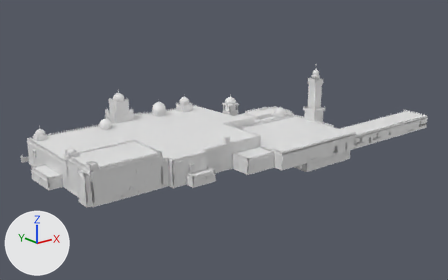
The Blender file models/AR_FataMorgana/AR_FataMorgana_master.blend: old version first, new version second.
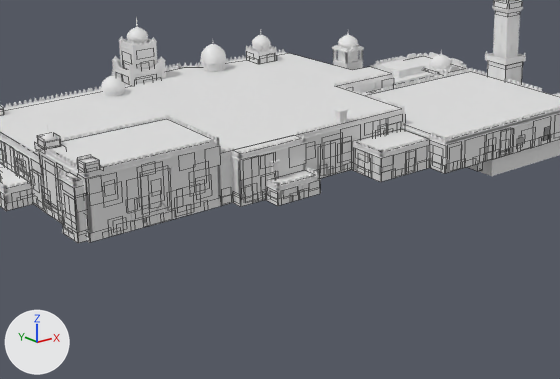
Each version is shown whole from a camera (50 mm lens) standing at (-99.9, -181.8, 64.7) and looking at (26.3, -24.0, 1.6), then close up on the part from 10% to 77% of the width and 28% to 100% of the height. Lighting does not change. The marker at lower left points along +X, +Y and +Z. The older version's two pictures come first. The close-ups show mesh edges as thin lines.

The older version as bpy lines, for what is in view:
```python
me_fm_gevel_dak = bpy.data.meshes.new('FM_gevel_dak')
me_fm_gevel_dak.from_pydata(...)  # 16 vertices, 1 face; spans x -33.0..37.7, y -44.0..1.0, z 8.1
me_fm_gevel_dak.materials.append(mat_fm_dak)  # white #e7e7e7
me_fm_instaphal_poort_001 = bpy.data.meshes.new('FM_instaphal_poort.001')
me_fm_instaphal_poort_001.from_pydata(...)  # 48 vertices, 12 faces; spans x 35.1..39.7, y -51.5..-27.2, z -3.2..0.0
me_fm_instaphal_poort_001.materials.append(mat_fm_poort)  # white #e7e7e7
me_fm_westkant_vlek2 = bpy.data.meshes.new('FM_westkant_vlek2')
me_fm_westkant_vlek2.from_pydata(...)  # 108 vertices, 27 faces; spans x -36.7..-11.7, y -44.6..-7.4, z 0.0..10.7
me_fm_westkant_vlek2.materials.append(mat_fm_vlek2)  # white #e7e7e7
ob_fm_gevel_dak = bpy.data.objects.new('FM_gevel_dak', me_fm_gevel_dak)
ob_fm_gevel_dak.location = (0.0, 0.0, 0.0)
ob_fm_instaphal_poort = bpy.data.objects.new('FM_instaphal_poort', me_fm_instaphal_poort_001)
ob_fm_instaphal_poort.location = (0.0, 0.0, 0.0)
ob_fm_westkant_vlek2 = bpy.data.objects.new('FM_westkant_vlek2', me_fm_westkant_vlek2)
ob_fm_westkant_vlek2.location = (0.0, 0.0, 0.0)
# also in view: 'FM_minaret_wit' at (59.5, -34.0, 10.6); 'FM_toren_stuc' at (0.0, 0.0, 8.0); 'FM_westkant_vlek4' at (-24.7, -24.7, 5.3); 'FM_westkant_stuc' at (-24.7, -23.2, 5.8); 'FM_achterkant_lijst' at (13.0, -40.5, 5.0)
```
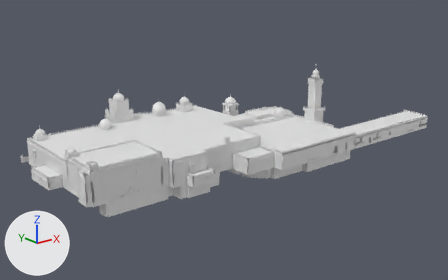
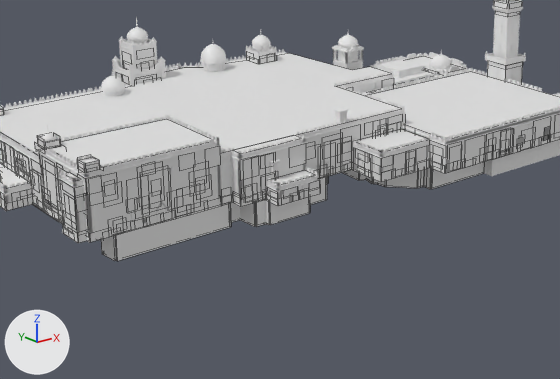
Location of each change, [x1, y1, x2, y2] in pixels of the close-ups (560 x 379 px):
'FM_route_routewand', added: after [33, 130, 483, 261]
'FM_instaphal_poort', deleted (mostly hidden): before [468, 162, 483, 171]

What the commit changed:
Material 'FM_routewand' (mat_fm_routewand) is new.
Its base color is (0.8, 0.8, 0.8) (white #e7e7e7).
Mesh me_fm_route_routewand is new.
It has 1360 vertices, 1020 faces and spans x -30.1..52.3, y -51.5..-2.2, z -3.9..0.1.
It uses material mat_fm_routewand (white #e7e7e7).
Object 'FM_instaphal_poort' (ob_fm_instaphal_poort) is deleted.
Object 'FM_route_routewand' (ob_fm_route_routewand) is new; it shows me_fm_route_routewand.
Its location is (0.0, 0.0, 0.0).
